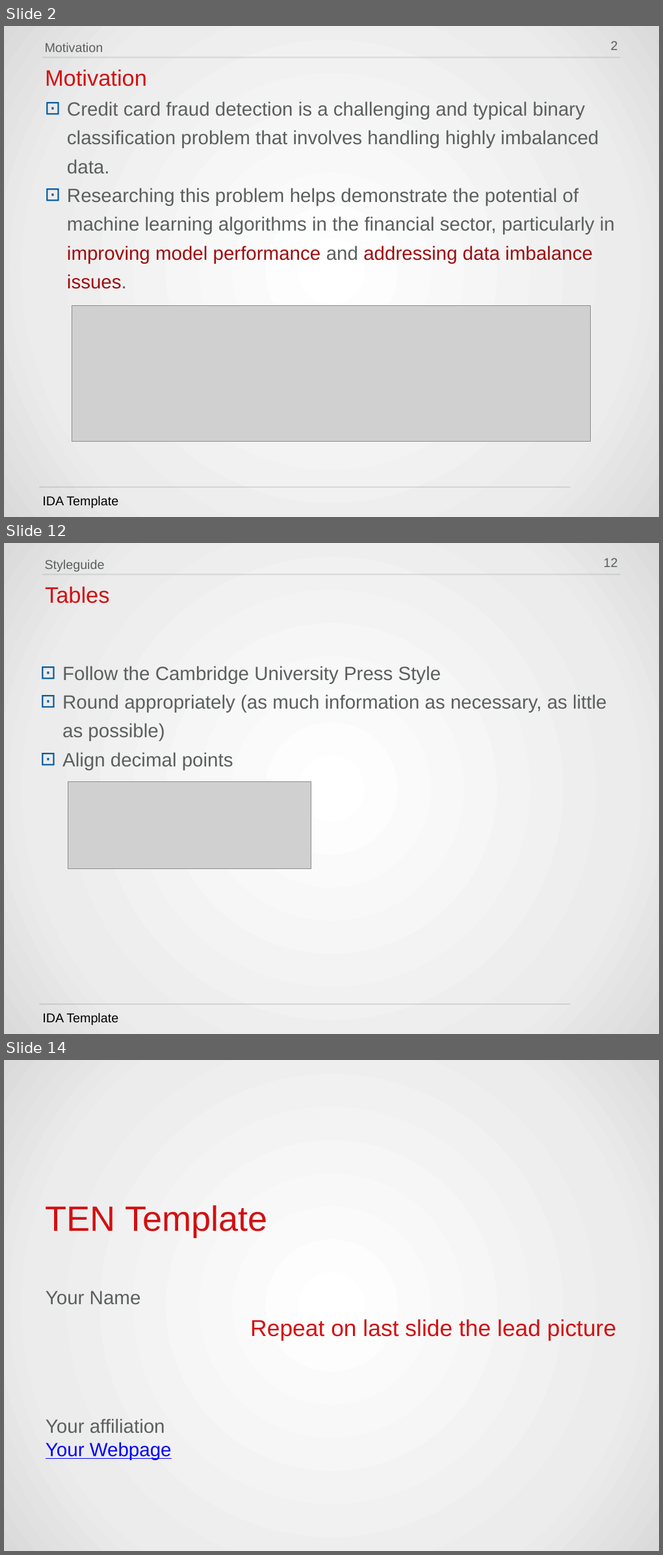
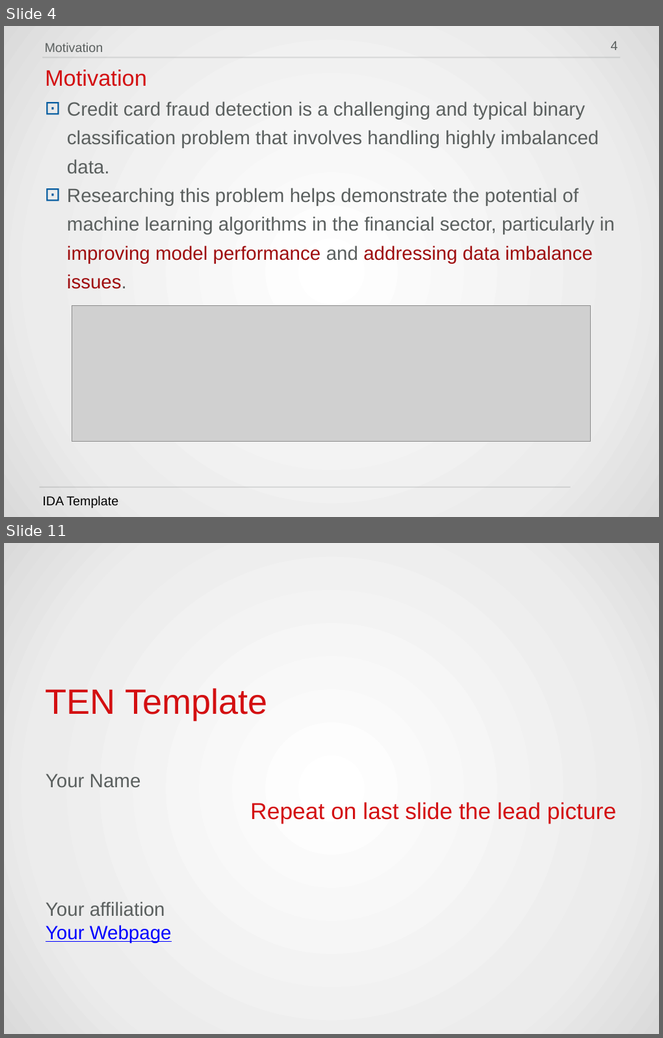
Before and after one commit to HWTeng-Teaching/202409-ML-FinTech, a slide deck: projects/5_機器學習應用於偵測信用卡詐欺的績效評估.pptx. Shown one above the other, each under a label of ours: slides 2, 12 and 14 before the commit, slides 4 and 11 after it; the slides between them are not shown. The pictures are 663x1555 and 663x1038 pixels, drawn with LibreOffice and Linux fonts; fonts in the diff are those of the drawing; grey boxes stand for pictures; background and template pictures are left out. Boxes give left, top, right and bottom in pixels: in the first picture for what was removed or moved away, otherwise in the second. Text is boxed around its words. In the diff, an @@ line names an element or a change of style, - is before the commit and + after.

```diff
--- a/projects/5_機器學習應用於偵測信用卡詐欺的績效評估.pptx
+++ b/projects/5_機器學習應用於偵測信用卡詐欺的績效評估.pptx
@@ slide 12 removed at box(4, 543, 659, 1034), background gradient #FFFFFF to #ECECEC to #DADADA; not listed: 2 template elements that a slide beside it also shows @@
@@ text removed at box(45, 560, 105, 572) @@
-Styleguide
@@ page number removed at box(604, 558, 618, 567) @@
-12
@@ text removed at box(45, 587, 110, 603) @@
-Tables
@@ text removed at box(62, 666, 607, 770) @@
-⊡ Follow the Cambridge University Press Style
-⊡ Round appropriately (as much information as necessary, as little as possible)
-⊡ Align decimal points
@@ picture removed at box(68, 782, 311, 869) @@
@@ text removed at box(42, 1013, 118, 1025) @@
-IDA Template
@@ what was slide 2 is now slide 4 @@
@@ page number at box(611, 41, 618, 50): text changed @@
-2
+4
@@ what was slide 14 is now slide 11 @@
```
Also in this commit, not shown: 2 slides changed, 6 slides added, 8 other slides removed.
